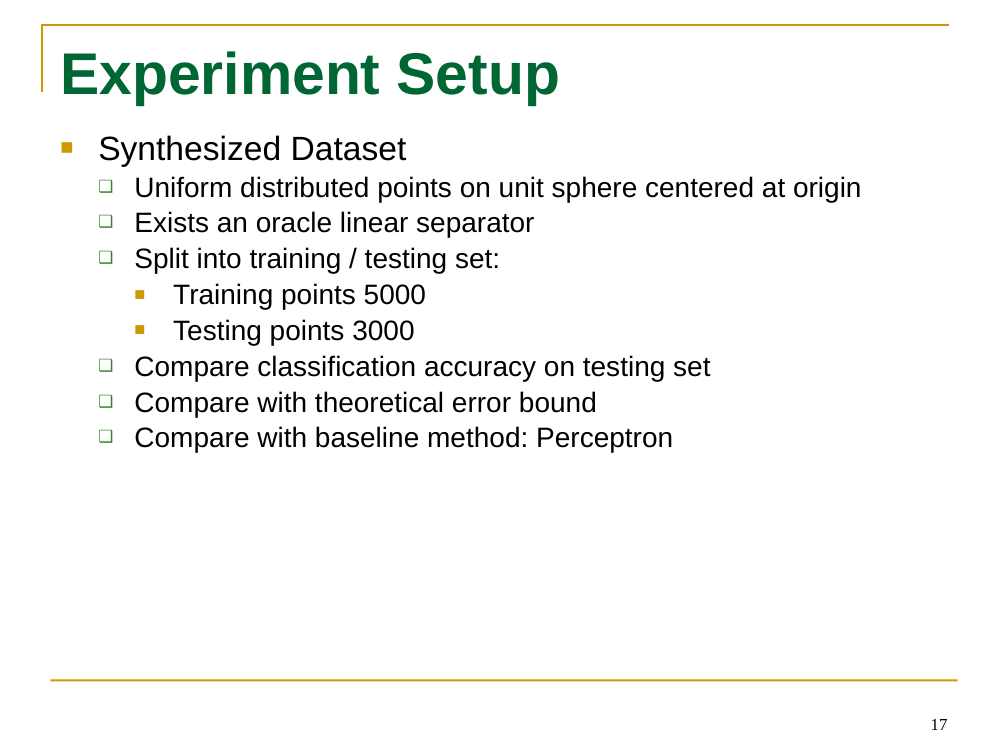
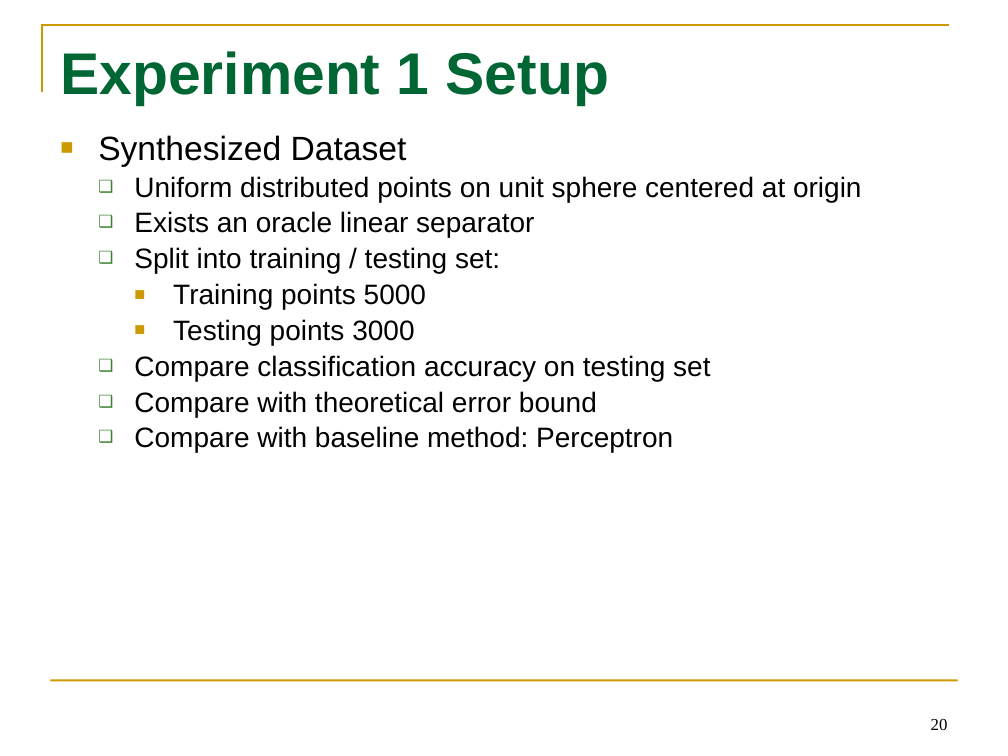
Before and after one commit to tttyy/Active-Learning, a slide deck: slide 20 of presentation/Activelearning.pptx (slide 17 before the commit). Drawn at 1008x756 pixels with LibreOffice and Linux fonts; fonts in the diff are those of the drawing. Boxes give left, top, right and bottom in pixels: in the first picture for what was removed or moved away, otherwise in the second. Text is boxed around its words. In the diff, an @@ line names an element or a change of style, - is before the commit and + after.

```diff
--- a/presentation/Activelearning.pptx
+++ b/presentation/Activelearning.pptx
@@ title at (x1=60, y1=51, x2=609, y2=105): text changed @@
-Experiment Setup
+Experiment 1 Setup
@@ page number at (x1=931, y1=719, x2=948, y2=730): text changed @@
-17
+20
```
Also in this commit, not shown: 14 other slides changed, 3 slides added.
